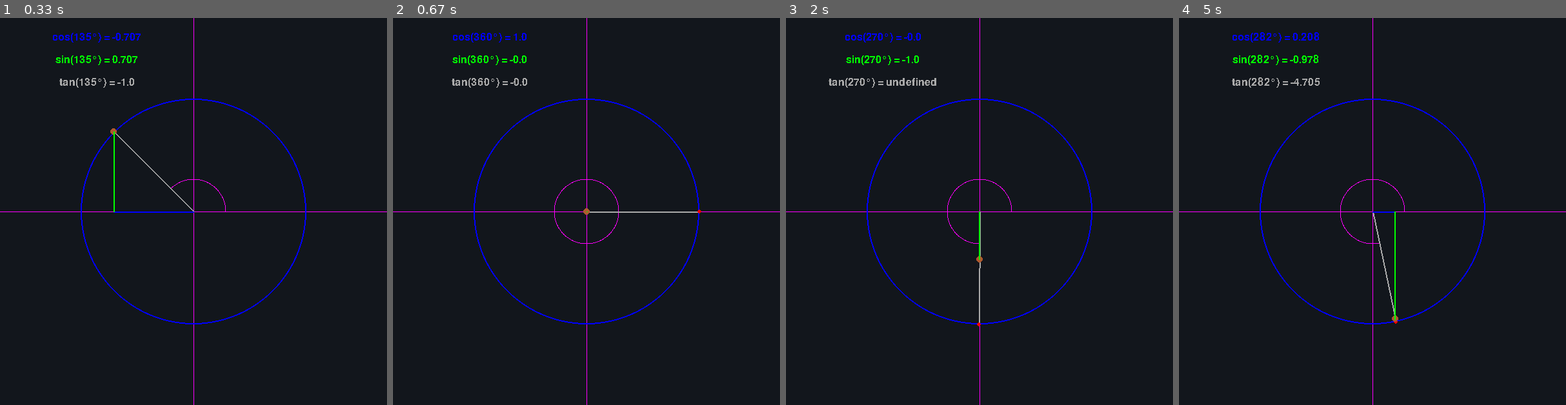
Above: before the commit, frames 1-4 (left to right).
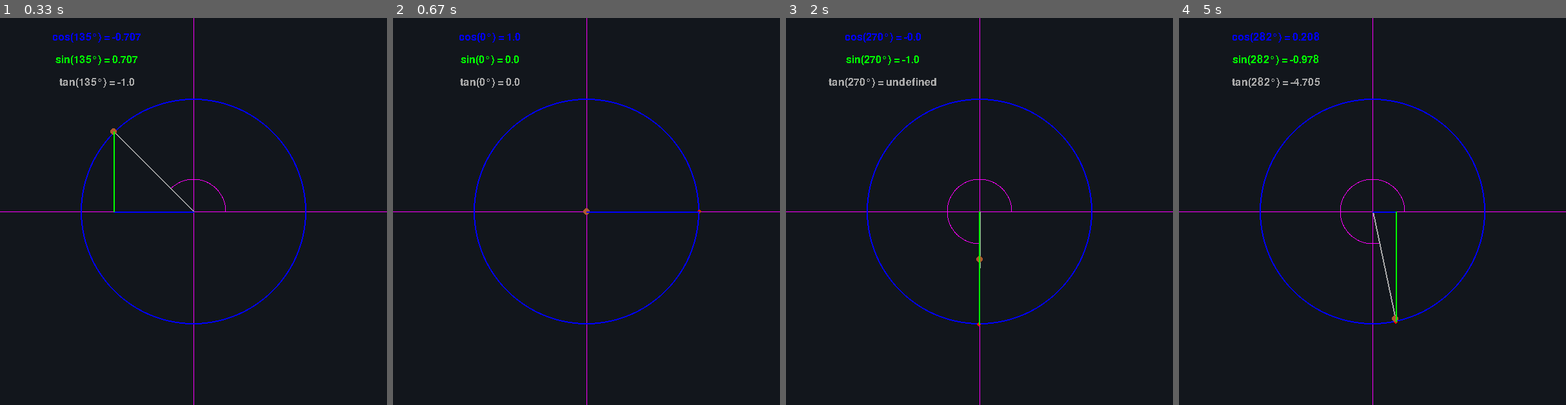
Above: after the commit, the same moments.

Repository: Kingcitaldo125/UnitCirclePygame
Game: pygame game, started from unit_circle.py
Same seed, same stepped clock (60 frames per second), same inputs: the game is played once before the commit and once after it.
Inputs (mouse positions are in pixels of both pictures, inside the frame that each line leads up to):
- Up to frame 1 (0.33 s): no input
- Up to frame 2 (0.67 s): click (586, 211) at 0.38 s
- Up to frame 3 (2 s): click (1018, 296) at 0.72 s; click (1118, 346) at 1.05 s; click (886, 134) at 1.38 s; click (979, 257) at 1.72 s
- Up to frame 4 (5 s): click (1318, 130) at 2.05 s; click (1507, 312) at 2.38 s; click (1248, 250) at 2.72 s; click (1260, 137) at 3.05 s; click (1279, 281) at 3.38 s; click (1511, 300) at 3.72 s; click (1256, 354) at 4.05 s; click (1252, 234) at 4.38 s; click (1395, 319) at 4.72 s

Frame 1 is identical in both runs. In frame 2, 0.7% of the frame differs, in the area x 15-80%, y 3-59%; in frame 3, less than 0.1%; in frame 4, 0.2%.

Commit message:
minor corrections

Diff:
--- a/unit_circle.py
+++ b/unit_circle.py
@@ -40,13 +40,10 @@
 	then fills in the resulting pixels at said position.
 	Moves in a counter-clockwise direction, starting at angle/theta of '1' degrees.
 	"""
-	if final_angle <= 1:
-		return
-
 	pink_col = (255,0,255)
 	circle_rad = 50
 
-	for angle in range(1, final_angle):
+	for angle in range(final_angle):
 		apos = get_angle_pos(angle)
 
 		anglex = apos[0]
@@ -81,35 +78,35 @@
 		2,
 	)
 
-def draw_cos_text(screen, font, col, black_col, cangle):
-	"""
-	Draw 'cos(cangle) = X to the screen. Where 'X' is the cosine of the 'cangle'.
-	"""
-	cos_text_val = str(round(math.cos(math.radians(cangle)),3))
-	cos_text = font.render("cos("+str(cangle)+"°) = "+cos_text_val, False, col, black_col)
+def draw_cos_text(screen, font, col, black_col, theta):
+	"""
+	Draw 'cos(theta) = X to the screen. Where 'X' is the cosine of the 'theta'.
+	"""
+	cos_text_val = str(round(math.cos(math.radians(theta)),3))
+	cos_text = font.render("cos("+str(theta)+"°) = "+cos_text_val, False, col, black_col)
 	cos_text_rect = cos_text.get_rect()
 	cos_text_rect.center = (150, 30)
 	screen.blit(cos_text, cos_text_rect)
 
-def draw_sin_text(screen, font, col, black_col, cangle):
-	"""
-	Draw 'sin(cangle) = X to the screen. Where 'X' is the sine of the 'cangle'.
-	"""
-	sin_text_val = str(round(math.sin(math.radians(cangle)),3))
-	sin_text = font.render("sin("+str(cangle)+"°) = "+sin_text_val, False, col, black_col)
+def draw_sin_text(screen, font, col, black_col, theta):
+	"""
+	Draw 'sin(theta) = X to the screen. Where 'X' is the sine of the 'theta'.
+	"""
+	sin_text_val = str(round(math.sin(math.radians(theta)),3))
+	sin_text = font.render("sin("+str(theta)+"°) = "+sin_text_val, False, col, black_col)
 	sin_text_rect = sin_text.get_rect()
 	sin_text_rect.center = (150, 65)
 	screen.blit(sin_text, sin_text_rect)
 
-def draw_tan_text(screen, font, col, black_col, cangle):
-	"""
-	Draw 'tan(cangle) = X to the screen. Where 'X' is the tangent of the 'cangle'.
-	"""
-	tan_val = math.tan(math.radians(cangle))
+def draw_tan_text(screen, font, col, black_col, theta):
+	"""
+	Draw 'tan(theta) = X to the screen. Where 'X' is the tangent of the 'theta'.
+	"""
+	tan_val = math.tan(math.radians(theta))
 	tan_text_val = str(round(tan_val,3))
 	if tan_val > 30:
 		tan_text_val = "undefined"
-	tan_text = font.render("tan("+str(cangle)+"°) = "+tan_text_val, False, col, black_col)
+	tan_text = font.render("tan("+str(theta)+"°) = "+tan_text_val, False, col, black_col)
 	tan_text_rect = tan_text.get_rect()
 	tan_text_rect.center = (150, 100)
 	screen.blit(tan_text, tan_text_rect)
@@ -152,29 +149,32 @@
 		mouse_pos = pygame.math.Vector2(pygame.mouse.get_pos())
 
 		angle_vec = mouse_pos - midpoint
-		cangle = 0
+		theta = 0
 
 		try:
 			angle_vec.normalize_ip()
-			cangle = int(left_vec.angle_to(angle_vec))
+			theta = int(left_vec.angle_to(angle_vec))
 		except ValueError:
 			pass
 
-		if cangle < 0:
-			cangle = -cangle
+		if theta < 0:
+			theta = -theta
 		else:
-			cangle = 360 - cangle\
+			theta = 360 - theta
+
+		if theta == 360:
+			theta = 0
 
 		# Extract position details from the angle
 		# Should automatically translate to the midpoint
 		# and scale to the outline circle's radius
-		canglex, cangley = get_translated_position_from_angle(
+		thetax, thetay = get_translated_position_from_angle(
 			midpoint,
-			cangle,
+			theta,
 			outline_rad,
 		)
 
-		rad_vec = pygame.math.Vector2((canglex, cangley))
+		rad_vec = pygame.math.Vector2((thetax, thetay))
 
 		mp_dist = midpoint.distance_to(mouse_pos)
 		rv_dist = rad_vec.distance_to(midpoint)
@@ -209,8 +209,8 @@
 		)
 
 		# angle
-		if cangle != 90:
-			draw_circle_angle(screen, midpoint, cangle)
+		if theta != 90:
+			draw_circle_angle(screen, midpoint, theta)
 		else:
 			pygame.draw.rect(screen, pink_col, (midpoint.x, midpoint.y - 50, 50, 51), 1)
 
@@ -220,7 +220,7 @@
 			screen,
 			grey_col,
 			(int(midpoint.x), int(midpoint.y)),
-			(int(canglex), int(cangley)),
+			(int(thetax), int(thetay)),
 			2,
 		)
 
@@ -233,16 +233,16 @@
 		# draw_angle_vectors
 		# if the mouse is outside the circle, truncate the angle vectors to
 		# only draw inside of the circle
-		mouse_inside_circle = mouse_pos.distance_to(midpoint) <= outline_rad
-		if mouse_inside_circle:
-			draw_angle_vectors(screen, blue_col, green_col, midpoint, mouse_pos)
-		else:
-			draw_angle_vectors(screen, blue_col, green_col, midpoint, rad_vec)
+		#mouse_inside_circle = mouse_pos.distance_to(midpoint) <= outline_rad
+		#if mouse_inside_circle:
+		#	draw_angle_vectors(screen, blue_col, green_col, midpoint, mouse_pos)
+		#else:
+		draw_angle_vectors(screen, blue_col, green_col, midpoint, rad_vec)
 
 		# Text
-		draw_cos_text(screen, font, blue_col, black_col, cangle)
-		draw_sin_text(screen, font, green_col, black_col, cangle)
-		draw_tan_text(screen, font, grey_col, black_col, cangle)
+		draw_cos_text(screen, font, blue_col, black_col, theta)
+		draw_sin_text(screen, font, green_col, black_col, theta)
+		draw_tan_text(screen, font, grey_col, black_col, theta)
 
 		pygame.display.flip()
 
